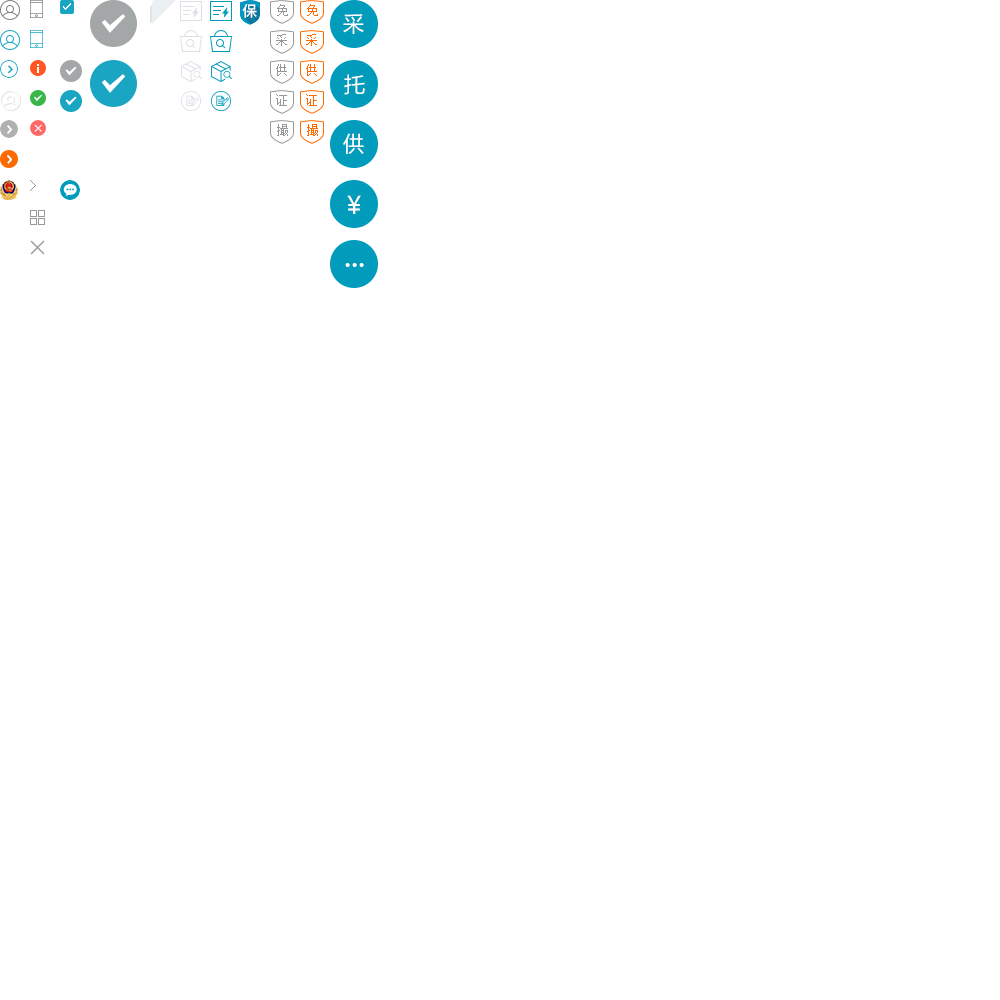
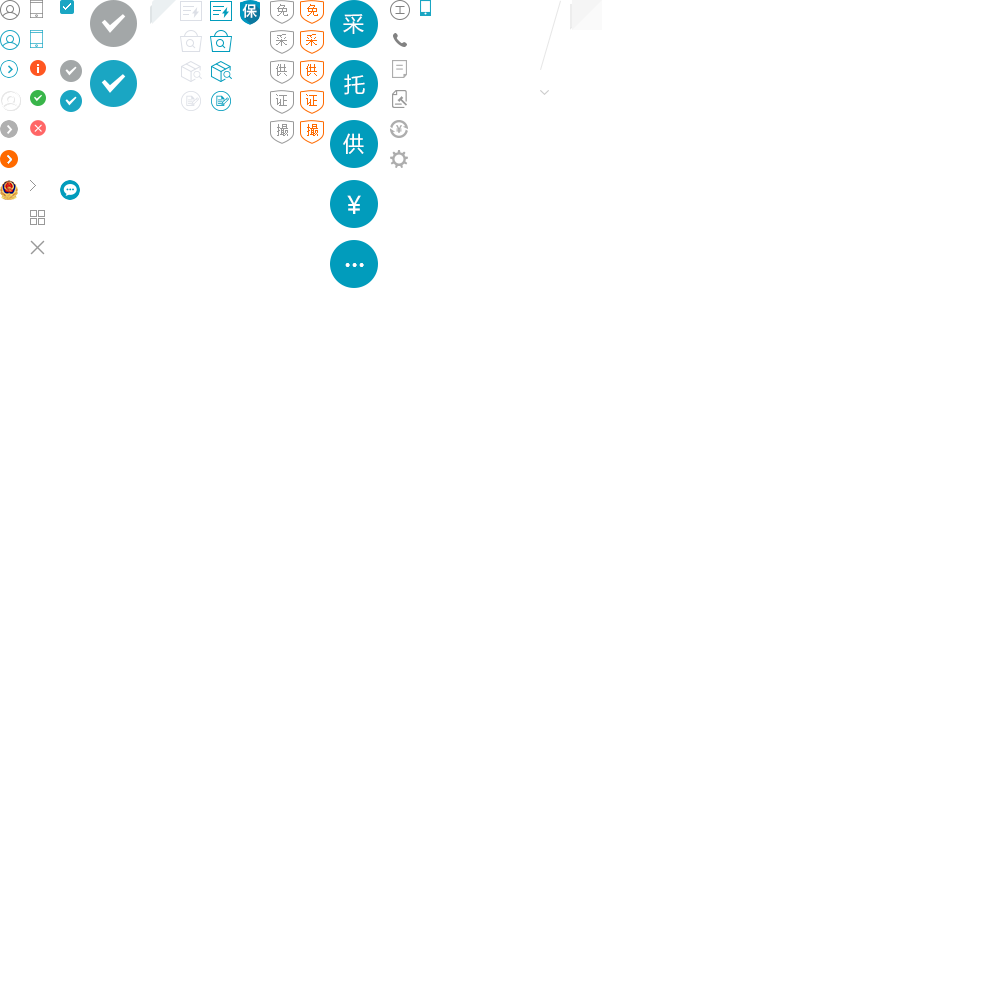
The second 1000px x 1000px image is a revision of the first. Changes to its layers:
added group "组 9" with 4 layers above "形状 2" over left=390, top=60, right=408, bottom=168
added layer "矢量智能对象" (1st of 4, in "组 9") in group "组 9" over left=390, top=150, right=408, bottom=168
added layer "矢量智能对象3 拷贝 4" in group "组 9" over left=390, top=120, right=408, bottom=138
added layer "矢量智能对象1 拷贝 4" in group "组 9" over left=392, top=90, right=407, bottom=108
added layer "矢量智能对象2 拷贝 4" in group "组 9" over left=392, top=60, right=407, bottom=78
added layer "矢量智能对象4 拷贝" above "图层 14" over left=540, top=90, right=549, bottom=95
added layer "图层 14" above "图层 13" over left=570, top=0, right=602, bottom=30
added layer "图层 13" above "组 10" over left=540, top=0, right=561, bottom=70
added layer "矢量智能对象7" above "矩形 18" over left=393, top=33, right=407, bottom=47
added layer "矩形 18" above "图层 8" over left=390, top=0, right=410, bottom=20
added layer "矢量智能对象" (4th of 4, in "手机登录") in group "手机登录" over left=420, top=0, right=431, bottom=16
